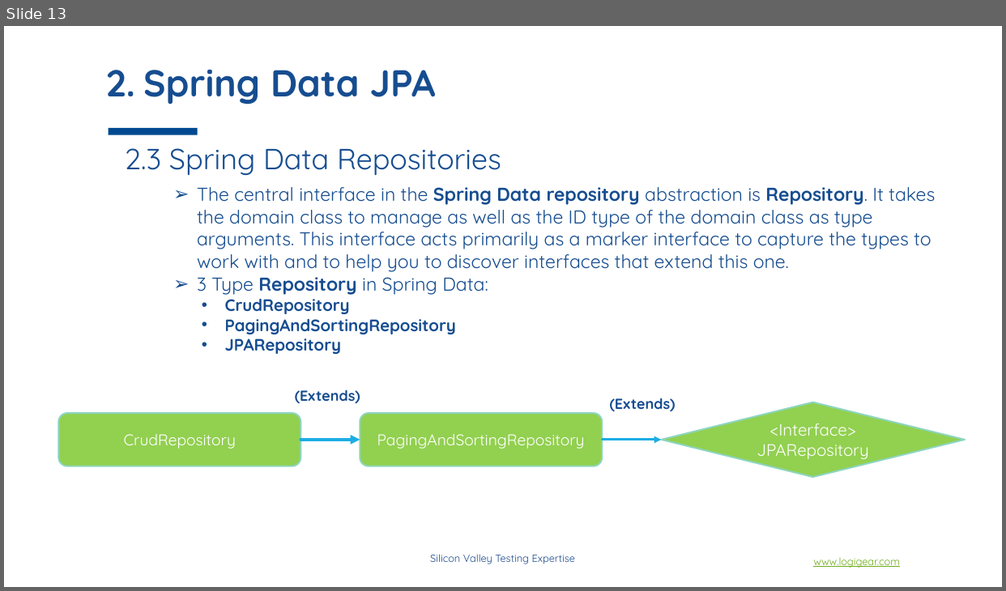
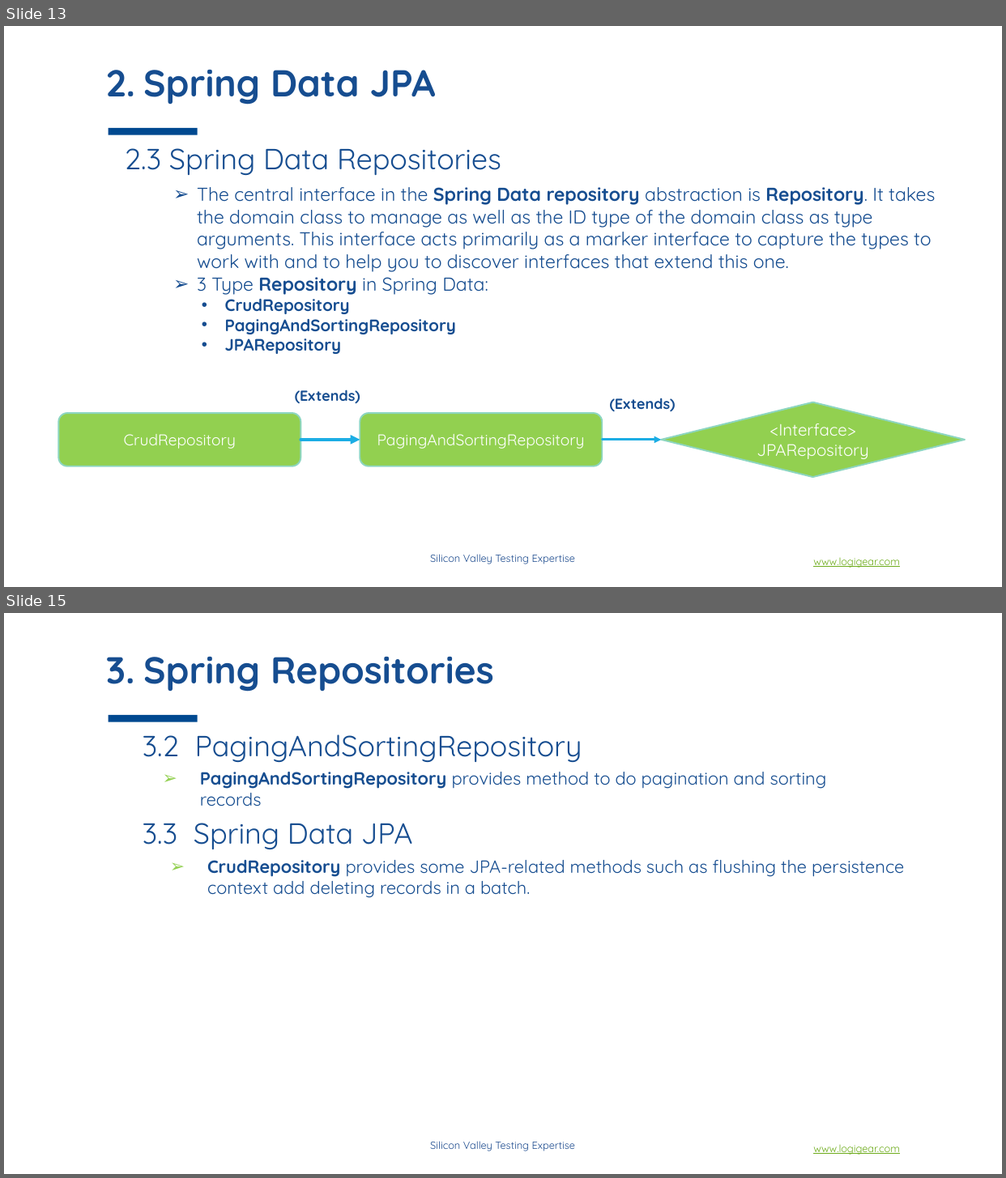
Before and after one commit to phongha1912/spring, a slide deck: doc/material/slides/session_3/LogiGear - SpringBoot - Spring Data.pptx. Shown one above the other, each under a label of ours: slide 13 before the commit, slides 13 and 15 after it; the slides between them are not shown. The pictures are 1006x591 and 1006x1178 pixels, drawn with LibreOffice and Linux fonts; fonts in the diff are those of the drawing; background and template pictures are left out. Boxes give left, top, right and bottom in pixels: in the first picture for what was removed or moved away, otherwise in the second. Text is boxed around its words. In the diff, an @@ line names an element or a change of style, - is before the commit and + after.

```diff
--- a/doc/material/slides/session_3/LogiGear - SpringBoot - Spring Data.pptx
+++ b/doc/material/slides/session_3/LogiGear - SpringBoot - Spring Data.pptx
@@ slide 15 added at <box>4,613,1002,1174</box>, background #FFFFFF; not listed: 3 template elements that a slide beside it also shows @@
@@ title added at <box>106,656,494,692</box>, 36 pt, text #164D90, bold @@
+3. Spring Repositories
@@ text added at <box>143,735,582,763</box>, 28 pt, text #164D90 @@
+3.2 PagingAndSortingRepository
@@ text added at <box>200,772,827,807</box>, 17 pt, text #164D90 @@
+➢ PagingAndSortingRepository provides method to do pagination and sorting records
@@ text added at <box>143,823,413,850</box>, 28 pt, text #164D90 @@
+3.3 Spring Data JPA
@@ text added at <box>207,860,904,898</box>, 17 pt, text #164D90 @@
+➢ CrudRepository provides some JPA-related methods such as flushing the persistence context add deleting records in a batch.
```
Also in this commit, not shown: 1 slide changed, 4 other slides added, 21 other files.
